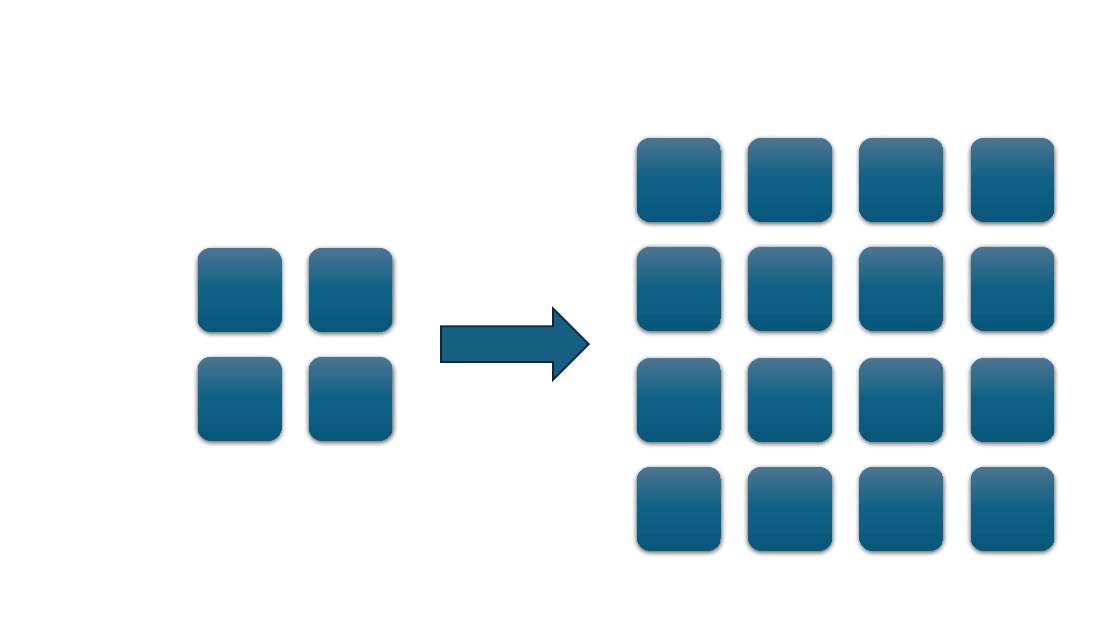
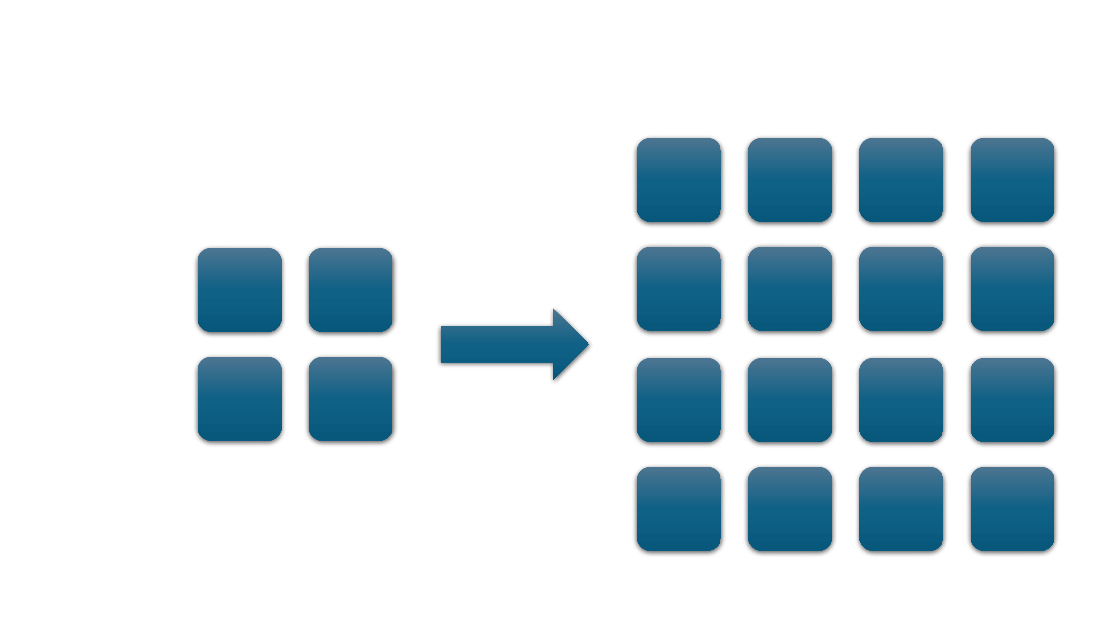
Before and after one commit to w4bo/AA2425-unibo-bigdataandcloudplatforms, a slide deck: slide 1 of slides/figures.pptx. Drawn at 1120x630 pixels with LibreOffice and Linux fonts; fonts in the diff are those of the drawing. Boxes give left, top, right and bottom in pixels: in the first picture for what was removed or moved away, otherwise in the second. Text is boxed around its words. In the diff, an @@ line names an element or a change of style, - is before the commit and + after.

```diff
--- a/slides/figures.pptx
+++ b/slides/figures.pptx
@@ right arrow at (x1=441, y1=308, x2=589, y2=380): fill #156082 to gradient #4C7591 to #106287 to #09597D; outline #092A39 1.5 pt to none; shadow on @@
```
Also in this commit, not shown: 2 slides added, 5 other files.
